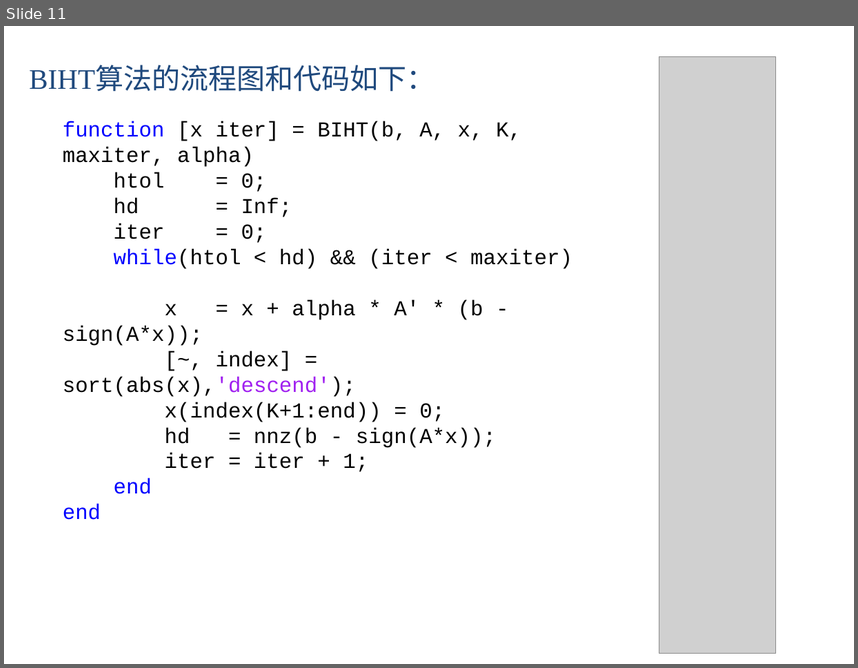
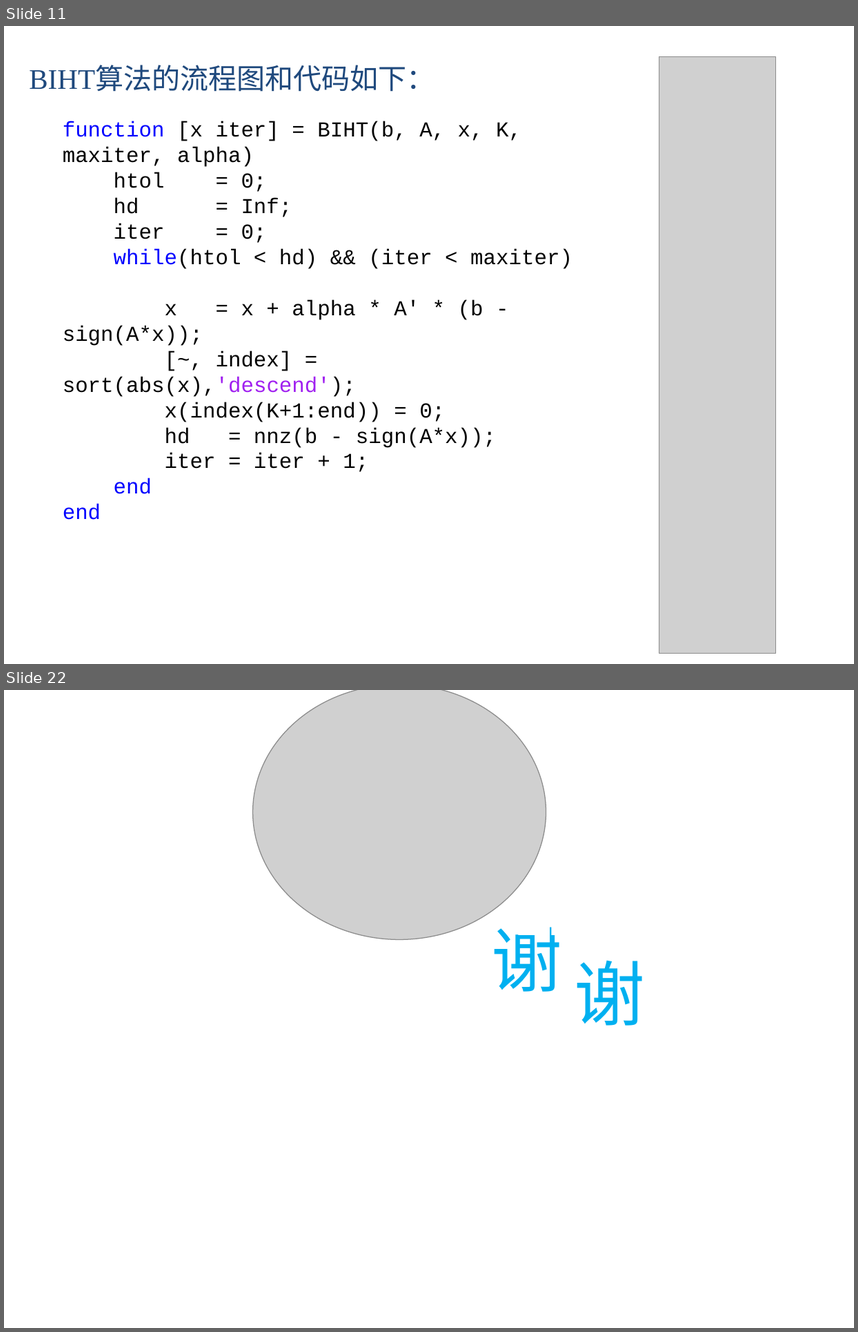
Before and after one commit to cyq7on/MyPaper_Xhu, a slide deck: 答辩.pptx. Shown one above the other, each under a label of ours: slide 11 before the commit, slides 11 and 22 after it; the slides between them are not shown. The pictures are 858x668 and 858x1332 pixels, drawn with LibreOffice and Linux fonts; fonts in the diff are those of the drawing; grey boxes stand for pictures; background and template pictures are left out. Boxes give left, top, right and bottom in pixels: in the first picture for what was removed or moved away, otherwise in the second. Text is boxed around its words. In the diff, an @@ line names an element or a change of style, - is before the commit and + after.

```diff
--- a/答辩.pptx
+++ b/答辩.pptx
@@ slide 22 added at (4,690,854,1328), background picture (left out) @@
@@ picture added at (253,690,546,939) @@
@@ rectangle added at (518,690,545,935), fill #FFFFFF @@
@@ rectangle added at (551,690,558,1327), fill #FFFFFF @@
@@ rectangle added at (551,690,558,935), fill #FFFFFF @@
@@ rectangle added at (579,690,593,1327), fill #FFFFFF @@
@@ rectangle added at (579,690,593,949), fill #FFFFFF @@
@@ rectangle added at (599,690,619,1327), fill #FFFFFF @@
@@ rectangle added at (599,690,619,949), fill #FFFFFF @@
@@ rectangle added at (631,690,638,1327), fill #FFFFFF @@
@@ rectangle added at (631,690,638,949), fill #FFFFFF @@
@@ text added at (491,927,645,1025), 60 pt, text #00B0F0 @@
+谢
@@ text added at (491,927,645,1025), 60 pt, text #00B0F0 @@
+谢
```
Also in this commit, not shown: 5 slides changed, 6 other slides added, 1 other file.
